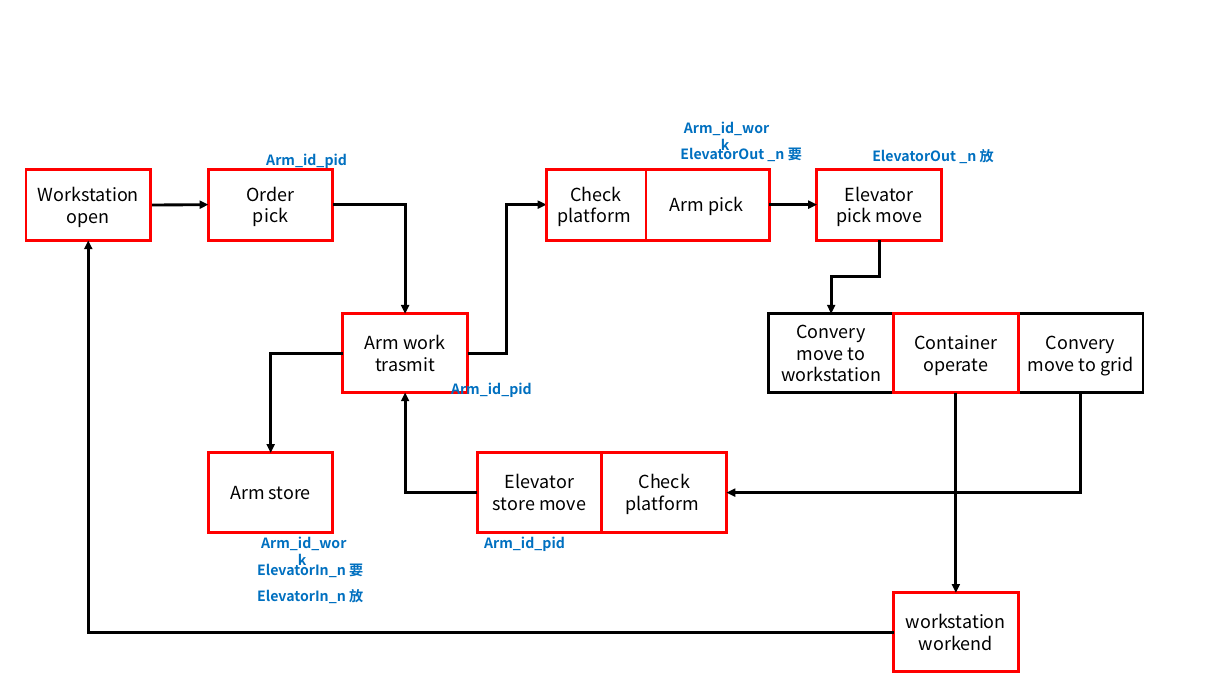
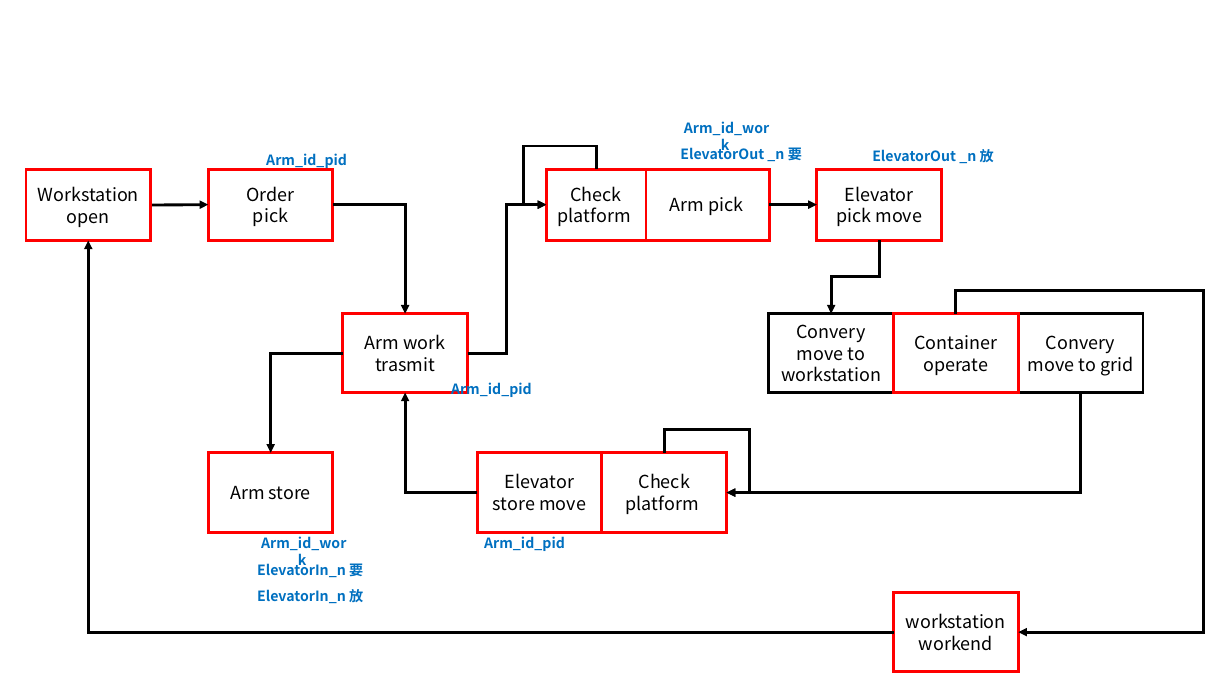
Before and after one commit to ethan1226/asrs_ofai, a slide deck: slide 3 of flowchart.pptx. Drawn at 1232x693 pixels with LibreOffice and Linux fonts; fonts in the diff are those of the drawing. Boxes give left, top, right and bottom in pixels: in the first picture for what was removed or moved away, otherwise in the second. Text is boxed around its words. In the diff, an @@ line names an element or a change of style, - is before the commit and + after.

Commit message:
新增flowchart

```diff
--- a/flowchart.pptx
+++ b/flowchart.pptx
@@ elbow arrow added from (596, 169) to (546, 204), #000000 2.25 pt @@
@@ elbow arrow added from (957, 313) to (1019, 632), #000000 2.25 pt @@
@@ arrow removed from (957, 393) to (957, 592) @@
@@ elbow arrow added from (665, 453) to (726, 493), #000000 2.25 pt @@
```
